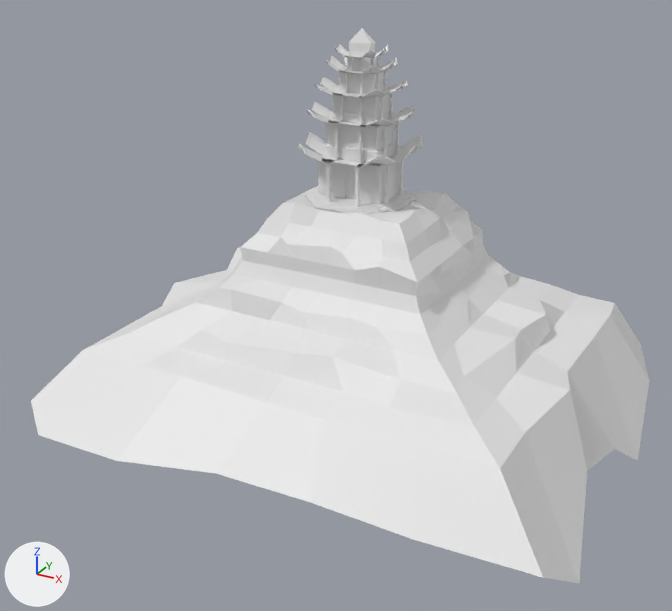
An edit to the FBX model Assets/Models/Epocas/Korra/Nacion del Fuego/Templo de fuego.fbx, drawn before and after from the same camera.
Both versions are drawn from a 50 mm camera at (236.0, -457.0, 264.0) aimed at (0.0, -28.0, 49.0). Every picture has the same lights, and +X, +Y and +Z are marked at lower left. Where no turn or scale is listed for an object, it has been applied to the vertices. Vertices at the same position are counted once.

Script lines for the objects in view, before the commit:
```python
ob_cube_008 = bpy.data.objects.new('Cube.008', me_cube_010)
ob_cube_008.location = (0.0, 0.0, 109.8)
ob_cube_041 = bpy.data.objects.new('Cube.041', me_cube)
ob_cube_041.location = (3.0, 0.0, 62.3)
ob_cube_041.scale = (-111.0, -95.0, -113.0)
ob_cylinder_001 = bpy.data.objects.new('Cylinder.001', me_cylinder_001)
ob_cylinder_001.location = (0.0, 0.0, 106.9)
ob_cylinder_004 = bpy.data.objects.new('Cylinder.004', me_cylinder_004)
ob_cylinder_004.location = (0.0, 0.0, 108.0)
ob_plane = bpy.data.objects.new('Plane', me_plane)
ob_plane.location = (0.0, 0.0, 112.2)
ob_plane_002 = bpy.data.objects.new('Plane.002', me_plane_002)
ob_plane_002.location = (-0.1, 0.3, 132.7)
ob_plane_003 = bpy.data.objects.new('Plane.003', me_plane_003)
ob_plane_003.location = (0.0, 0.0, 151.0)
ob_plane_004 = bpy.data.objects.new('Plane.004', me_plane_004)
ob_plane_004.location = (0.0, 0.0, 165.9)
ob_plane_005 = bpy.data.objects.new('Plane.005', me_plane_005)
ob_plane_005.location = (0.0, 0.0, 177.2)
```
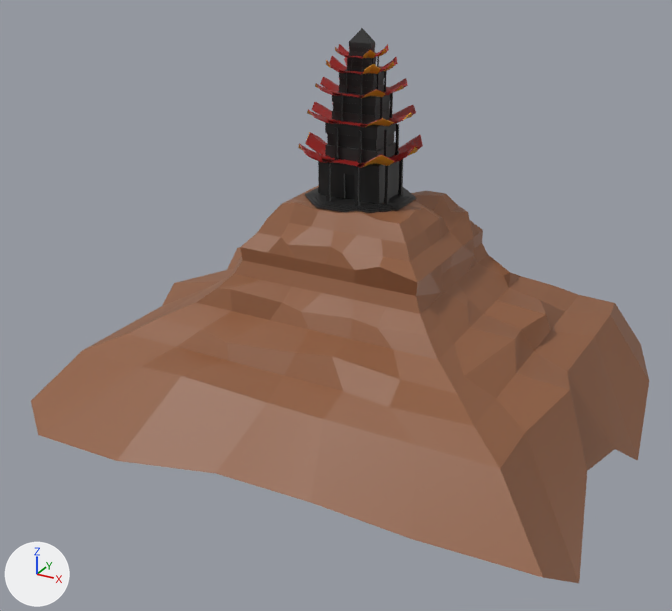
Location of each change, (x1, y1, x2, y2) in pixels of the pictures (672 x 611 px):
'Cube.041', recoloured (white to brown)
    both: (31, 185, 649, 583)
'Cylinder.004', recoloured (grey to black)
    both: (317, 192, 404, 207)
'Cylinder.001', recoloured (white to black)
    both: (308, 188, 413, 212)
part 1 of me_cube_010, recoloured (grey to black)
    both: (319, 28, 399, 204)
part 2 of me_cube_010, recoloured (grey to black)
    both: (333, 47, 390, 116)
part 3 of me_cube_010, recoloured (grey to black)
    both: (376, 132, 394, 151)
part 4 of me_cube_010, recoloured (grey to black)
    both: (327, 133, 376, 151)
part 5 of me_cube_010, recoloured (grey to black)
    both: (345, 174, 355, 200)
part 6 of me_plane_003, recoloured (grey to red)
    both: (316, 77, 408, 98)
part 7 of me_plane_003, recoloured
    both: (363, 85, 404, 98)
part 8 of me_plane_005, recoloured (white to red)
    both: (336, 44, 389, 59)
part 9 of me_plane_005, recoloured
    both: (363, 48, 389, 58)
part 10 of me_plane_002, recoloured (grey to red)
    both: (308, 102, 416, 127)
part 11 of me_plane_002, recoloured
    both: (366, 112, 413, 127)
part 12 of me_plane_004, recoloured (grey to red)
    both: (327, 56, 398, 75)
part 13 of me_plane_004, recoloured
    both: (363, 62, 395, 74)
part 14 of me_plane, recoloured (grey to red)
    both: (299, 132, 423, 168)
part 15 of me_plane, recoloured (grey to brown)
    both: (361, 146, 418, 168)

What changed in the scene script:
```text
Add mat_material_009:
    mat_material_009 = principled_material('Material.009')
    mat_material_009.base_color = (0.8, 0.352, 0.016)  # orange #e7a022
Add mat_techo:
    mat_techo = principled_material('Techo')
    mat_techo.base_color = (0.317, 0.00886, 0.00758)  # red #991815
Add mat_material_008:
    mat_material_008 = principled_material('Material.008')
    mat_material_008.base_color = (0.00722, 0.00722, 0.00722)  # black #141414
Change me_cylinder_004:
    where me_cylinder_004.from_pydata(...)  # 16 vertices, 10 faces; spans x -23.1..23.1, y -23.1..23.1, z -0.2..0.2
    add me_cylinder_004.materials.append(mat_material_004)  # black #222222
Change me_plane_003:
    where me_plane_003.from_pydata(...)  # 420 vertices, 408 faces; spans x -24.2..24.2, y -21.6..21.4, z 14.7..20.9
    me_plane_003 part 6: 282 of the faces centred in x -23.4..23.4, y -21.1..20.9, z 14.8..19.5 switch from no material to mat_techo (red #991815)
    me_plane_003 part 7: 62 of the faces centred in x 7.3..23.2, y -19.2..19.0, z 14.8..19.1 switch from no material to mat_material_009 (orange #e7a022)
Change me_cylinder_001:
    where me_cylinder_001.from_pydata(...)  # 16 vertices, 10 faces; spans x -27.9..27.9, y -27.9..27.9, z -0.2..0.2
    add me_cylinder_001.materials.append(mat_material_004)  # black #222222
Change me_plane_002:
    where me_plane_002.from_pydata(...)  # 420 vertices, 408 faces; spans x -29.8..29.9, y -23.4..23.1, z 17.9..24.9
    me_plane_002 part 10: 276 of the faces centred in x -28.9..28.4, y -22.8..22.6, z 18.1..23.3 switch from no material to mat_techo (red #991815)
    me_plane_002 part 11: 69 of the faces centred in x 9.0..28.9, y -20.7..20.5, z 18.1..23.3 switch from no material to mat_material_009 (orange #e7a022)
Change me_cube:
    where me_cube.from_pydata(...)  # 338 vertices, 336 faces; spans x -1.48..1.47, y -1.4..1.64, z -0.41..0.91
    add me_cube.materials.append(mat_material_002)  # brown #8f5d3f
Change me_plane:
    where me_plane.from_pydata(...)  # 420 vertices, 408 faces; spans x -33.3..33.3, y -29.8..29.5, z 17.6..27.8
    me_plane part 14: 281 of the faces centred in x -31.7..32.3, y -29.1..28.8, z 17.8..25.4 switch from no material to mat_techo (red #991815)
    me_plane part 15: 62 of the faces centred in x 10.0..32.0, y -26.5..26.2, z 17.8..24.8 switch from no material to mat_material_009 (orange #e7a022)
Change me_plane_004:
    where me_plane_004.from_pydata(...)  # 420 vertices, 408 faces; spans x -18.5..18.5, y -16.6..16.4, z 11.3..18.0
    me_plane_004 part 12: 276 of the faces centred in x -18.0..18.0, y -16.2..16.0, z 11.5..16.5 switch from no material to mat_techo (red #991815)
    me_plane_004 part 13: 66 of the faces centred in x 5.6..18.0, y -15.3..14.6, z 11.5..16.5 switch from no material to mat_material_009 (orange #e7a022)
Change me_cube_010:
    where me_cube_010.from_pydata(...)  # 289 vertices, 288 faces; spans x -18.6..18.6, y -14.8..14.8, z -1.7..89.9
    me_cube_010 part 1: 246 of the faces centred in x -18.6..18.6, y -14.5..14.5, z -1.7..86.4 switch from no material to mat_material_004 (black #222222)
    me_cube_010 part 2: 32 of the faces centred in x -12.9..12.9, y -9.0..9.0, z 48.5..78.7 switch from no material to mat_material_008 (black #141414)
    me_cube_010 part 3: 5 of the faces centred in x -15.1..15.1, y 0.0..11.4, z 30.6 switch from no material to mat_material_008 (black #141414)
    me_cube_010 part 4: 3 of the faces centred in x -8.9..8.9, y -11.4, z 30.6 switch from no material to mat_material_008 (black #141414)
    me_cube_010 part 5: 2 of the faces centred in x 0.1, y -12.5..-12.0, z 2.0..9.3 switch from no material to mat_material_008 (black #141414)
Change me_plane_005:
    where me_plane_005.from_pydata(...)  # 420 vertices, 408 faces; spans x -13.8..13.8, y -12.4..12.3, z 7.8..13.3
    me_plane_005 part 8: 277 of the faces centred in x -13.4..13.4, y -12.1..12.0, z 7.9..12.0 switch from no material to mat_techo (red #991815)
    me_plane_005 part 9: 63 of the faces centred in x 4.2..13.3, y -11.0..10.9, z 8.0..12.0 switch from no material to mat_material_009 (orange #e7a022)
```
